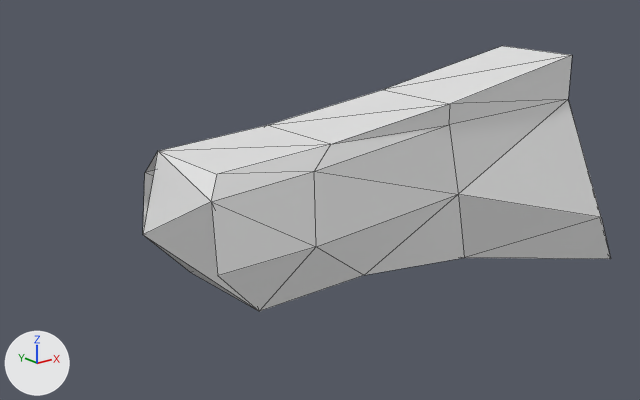
Before and after pictures for a commit that changed the OBJ model resources/enemy/LeftUpArm.obj.
Before and after are seen from a camera (50 mm lens) standing at (-1.277, -0.911, 3.144) and looking at (-0.697, -0.185, 2.854). The axes (+X, +Y, +Z) are drawn at lower left. The lights are the same throughout. Mesh edges are drawn as thin lines. Where no turn or scale is listed for an object, it has been applied to the vertices.

The scene before the commit, as lines of its bpy script (objects in view):
```python
me_立方体_001 = bpy.data.meshes.new('立方体.001')
me_立方体_001.from_pydata(...)  # 32 vertices, 60 faces; spans x -0.885..-0.311, y -0.306..-0.131, z 2.728..2.987
ob_立方体_001 = bpy.data.objects.new('立方体.001', me_立方体_001)
ob_立方体_001.location = (0.0, 0.0, 0.0)
```
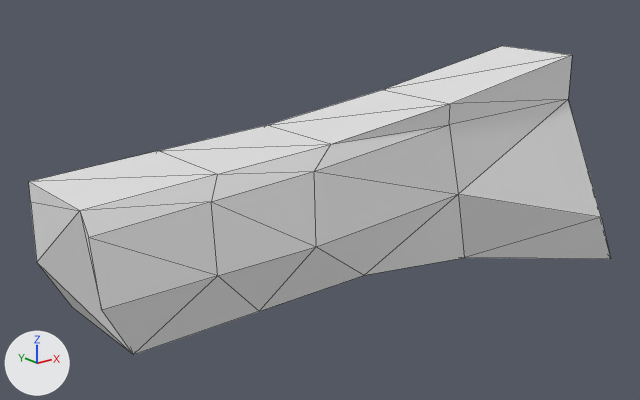
The newer file is also turned or shifted as a whole; pictures and numbers use the older file's frame.

The change, as a diff of the scene's bpy script:
```diff
--- a/resources/enemy/LeftUpArm.obj.py
+++ b/resources/enemy/LeftUpArm.obj.py
@@ me_立方体_001 @@
 # used by ob_立方体_001; location = (0.0, 0.0, 0.0)
-me_立方体_001.from_pydata(...)  # 32 vertices, 60 faces; spans x -0.885..-0.311, y -0.306..-0.131, z 2.728..2.987
+me_立方体_001.from_pydata(...)  # 40 vertices, 76 faces; spans x -0.996..-0.311, y -0.306..-0.131, z 2.728..2.987
+# me_立方体_001 part 1
+# 6 faces are deleted
+# 8 vertices are added at x -0.996..-0.966, y -0.271..-0.131, z 2.782..2.917
+# 22 new faces join them
```

Where the change shows, as pixel boxes [x1, y1, x2, y2] in the pictures (640 x 400 px):
'立方体.001', reshaped (24% wider, 17% taller)
    before: [143, 46, 611, 311]
    after: [29, 46, 611, 355]
part 1 of me_立方体_001, built on
    before: [143, 151, 257, 310]
    after: [29, 151, 259, 355]
